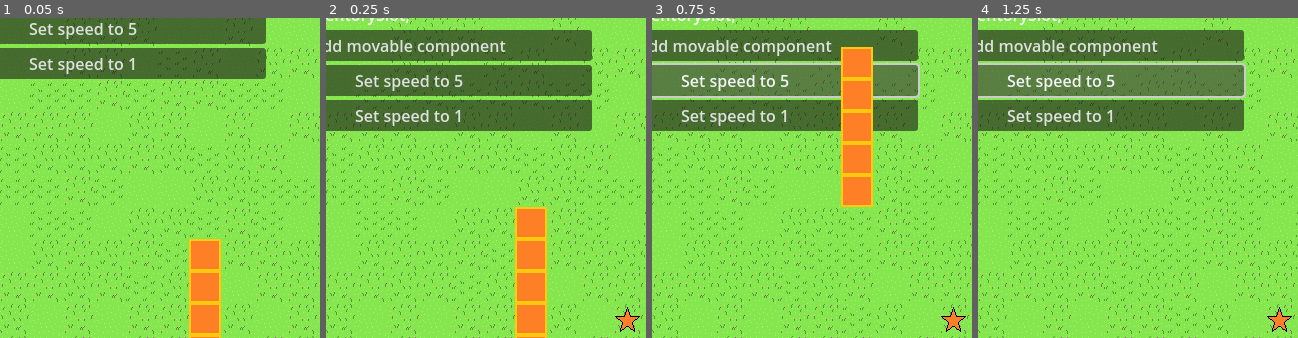
Above: before the commit, frames 1-4 (left to right).
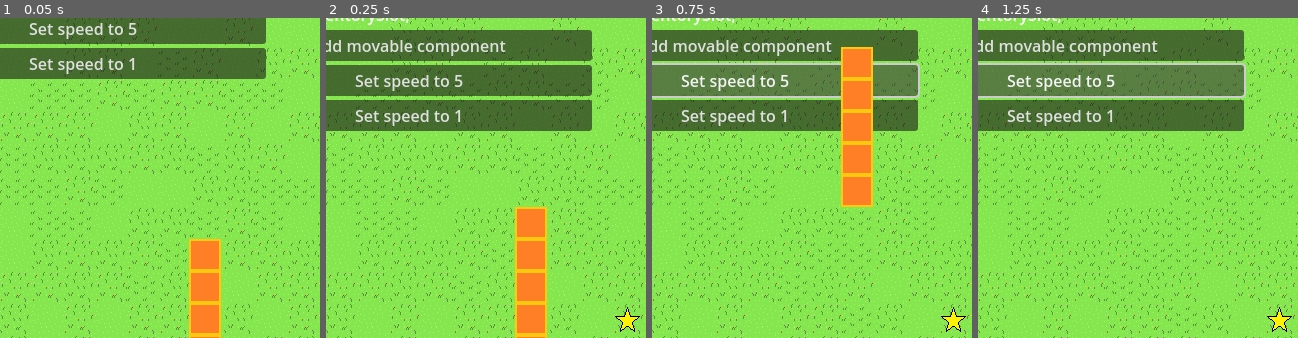
Above: after the commit, the same moments.

Repository: sethbabauta/snake-run
Game: Godot game, scene res://Scenes/demo.tscn
Same seed, same stepped clock (60 frames per second), same inputs: the game is played once before the commit and once after it. This scene is started directly instead of the project's main scene.
Inputs:
- Up to frame 1 (0.05 s): no input
- Up to frame 2 (0.25 s): no input
- Up to frame 3 (0.75 s): click "Set speed to 5" at 0.5 s
- Up to frame 4 (1.25 s): no input
The pictures show only the part of the screen within x 15-65%, y 10-60%; the shares and areas given below are measured in that part.

Frame 1 is identical in both runs. In frame 2, 0.2% of the frame differs, in the area x 90-98%, y 90-98%; in frame 3, 0.2%; in frame 4, 0.2%.

Commit message:
Active camo item + ability polish

Diff:
--- a/Scripts/components.gd
+++ b/Scripts/components.gd
@@ -17,13 +17,15 @@
 			self._start_cooldown()
 		if event.id == "CooldownEnd":
 			self._end_cooldown()
+		if event.id == "DropItem":
+			self._remove_effects()
 
 		return event
 
 
 	func _end_cooldown() -> void:
 		self.on_cooldown = false
-		Main.remove_shader_from_overlay(self.game_object, "EquippedItem")
+		Main.remove_shader_from_physics_body(self.game_object, "EquippedItem")
 
 
 	func _hide_position_if_active(event: Event) -> void:
@@ -31,23 +33,34 @@
 			Event.dequeue_after_effect(event, "GivePosition")
 
 
+	func _remove_effects() -> void:
+		if self.ability_active:
+			Main.remove_shader_from_snake(self.game_object)
+
+
 	func _start_cooldown() -> void:
 		self.ability_active = false
 		self.on_cooldown = true
-		Main.apply_shader_to_overlay(
+		Main.remove_shader_from_snake(self.game_object)
+		Main.apply_shader_to_physics_body(
 			self.game_object,
 			"EquippedItem",
 			"gray_material.tres",
 		)
 
 
-	func _activate_camo() -> void: # TODO: apply shader to indicate invisible
-		self.ability_active = true
-		self.game_object.main_node.cooldown(
-				self.ability_duration,
-				self.cooldown_duration,
+	func _activate_camo() -> void:
+		if not self.on_cooldown:
+			self.ability_active = true
+			self.game_object.main_node.cooldown(
+					self.ability_duration,
+					self.cooldown_duration,
+					self.game_object,
+			)
+			Main.apply_shader_to_snake(
 				self.game_object,
-		)
+				"transparent_material.tres",
+			)
 
 
 class AIControlledSimple extends Component:
@@ -142,7 +155,11 @@
 
 	func _make_eater_equip_item(event: Event) -> void:
 		var eater: GameEngine.GameObject = event.parameters.get("eater")
-		var new_event:= Event.new(
+
+		var new_event:= GameEngine.Event.new("DropItem")
+		self.game_object.fire_event(new_event)
+
+		new_event = Event.new(
 				"EquipItem",
 				{"item_name": self.game_object.name},
 		)
@@ -158,7 +175,7 @@
 	func _relinquish_components() -> void:
 		for component_name in self.components_to_inherit:
 			self.game_object.queue_remove_component(component_name)
-		Main.remove_overlay_sprite_from_game_object(self.game_object, "EquippedItem")
+		Main.remove_overlay_sprite_from_physics_body(self.game_object, "EquippedItem")
 
 
 class InventorySlot extends Component:
@@ -176,12 +193,19 @@
 
 	func _drop_item() -> void:
 		if self.item_name:
-			self.game_object.main_node.spawn_and_place_object(item_name)
+			var drop_position: Vector2 = self._get_drop_position()
+			self.game_object.main_node.spawn_and_place_object(item_name, drop_position)
 			self.item_name = ""
 
 
 	func _equip_item(event: Event) -> void:
 		self.item_name = event.parameters.get("item_name")
+
+
+	func _get_drop_position() -> Vector2:
+		var snake_body: Components.SnakeBody = self.game_object.components.get("SnakeBody")
+		var tail: GameEngine.GameObject = snake_body.get_tail_game_object()
+		return tail.physics_body.global_position
 
 
 class Movable extends Component:
@@ -626,6 +650,7 @@
 	var ability_duration: float = 1.0
 	var cooldown_duration: float = 10.0
 	var on_cooldown: bool = false
+	var ability_active: bool = false
 
 
 	func fire_event(event: Event) -> Event:
@@ -635,18 +660,30 @@
 			self._start_cooldown(event)
 		if event.id == "CooldownEnd":
 			self._end_cooldown()
+		if event.id == "DropItem":
+			self._remove_effects(event)
 
 		return event
 
 
 	func _end_cooldown() -> void:
 		self.on_cooldown = false
-		Main.remove_shader_from_overlay(self.game_object, "EquippedItem")
+		Main.remove_shader_from_physics_body(self.game_object, "EquippedItem")
+
+
+	func _remove_effects(event: Event) -> void:
+		if self.ability_active:
+			var new_event:= Event.new(
+					"DecreaseSpeed",
+					{"amount": self.increase_amount},
+			)
+			event.queue_after_effect(self.game_object, new_event, event)
 
 
 	func _start_cooldown(event: Event) -> void:
 		self.on_cooldown = true
-		Main.apply_shader_to_overlay(
+		self.ability_active = false
+		Main.apply_shader_to_physics_body(
 			self.game_object,
 			"EquippedItem",
 			"gray_material.tres",
@@ -661,6 +698,7 @@
 
 	func _increase_speed(event: Event) -> void:
 		if not self.on_cooldown:
+			self.ability_active = true
 			var new_event:= Event.new(
 					"IncreaseSpeed",
 					{"amount": self.increase_amount},
--- a/Scripts/demo.gd
+++ b/Scripts/demo.gd
@@ -26,7 +26,7 @@
 	for idx in range(APPLE_AMOUNT):
 		self.poison_apples.append(main_node.spawn_and_place_object("PoisonApple"))
 
-	self.speed_item = main_node.spawn_and_place_object("ActiveCamoItem")
+	self.speed_item = main_node.spawn_and_place_object("SpeedUpAbilityItem")
 
 	self.player = main_node.get_closest_player_controlled(self.poison_apples[0].physics_body.global_position)
 	self.update_label()
--- a/Scripts/main.gd
+++ b/Scripts/main.gd
@@ -41,7 +41,7 @@
 		self._fire_use_item_event()
 
 
-static func apply_shader_to_overlay(
+static func apply_shader_to_physics_body(
 		target: GameEngine.GameObject,
 		sprite_node_name: String,
 		material_name: String,
@@ -50,6 +50,25 @@
 	var shader_material: Material = load(shader_material_path)
 	var sprite_node: Sprite2D = target.physics_body.get_node(sprite_node_name)
 	sprite_node.material = shader_material
+
+
+static func apply_shader_to_snake(
+		target_head: GameEngine.GameObject,
+		material_name: String,
+) -> void:
+	Main.apply_shader_to_physics_body(target_head, "EquippedItem", material_name)
+
+	var current_snakebody: Components.SnakeBody = target_head.components.get("SnakeBody")
+	while current_snakebody != null:
+		Main.apply_shader_to_physics_body(
+				current_snakebody.game_object,
+				"PhysicsObjectSprite",
+				material_name,
+		)
+		var prev_body: GameEngine.GameObject = current_snakebody.prev_body
+		if not prev_body:
+			break
+		current_snakebody = prev_body.components.get("SnakeBody")
 
 
 func cooldown(
@@ -143,20 +162,39 @@
 	target.physics_body.add_child(new_sprite)
 
 
-static func remove_overlay_sprite_from_game_object(
+static func remove_overlay_sprite_from_physics_body(
 		target: GameEngine.GameObject,
 		sprite_node_name: String,
 ) -> void:
-	var sprite_node: Sprite2D = target.physics_body.get_node(sprite_node_name)
-	sprite_node.queue_free()
-
-
-static func remove_shader_from_overlay(
+	var sprite_node: Sprite2D = target.physics_body.get_node_or_null(sprite_node_name)
+	if sprite_node:
+		sprite_node.queue_free()
+
+
+static func remove_shader_from_physics_body(
 		target: GameEngine.GameObject,
 		sprite_node_name: String,
 ) -> void:
-	var sprite_node: Sprite2D = target.physics_body.get_node(sprite_node_name)
-	sprite_node.material = null
+	var sprite_node: Sprite2D = target.physics_body.get_node_or_null(sprite_node_name)
+	if sprite_node:
+		sprite_node.material = null
+
+
+static func remove_shader_from_snake(
+		target_head: GameEngine.GameObject,
+) -> void:
+	Main.remove_shader_from_physics_body(target_head, "EquippedItem")
+
+	var current_snakebody: Components.SnakeBody = target_head.components.get("SnakeBody")
+	while current_snakebody != null:
+		Main.remove_shader_from_physics_body(
+				current_snakebody.game_object,
+				"PhysicsObjectSprite",
+		)
+		var prev_body: GameEngine.GameObject = current_snakebody.prev_body
+		if not prev_body:
+			break
+		current_snakebody = prev_body.components.get("SnakeBody")
 
 
 func spawn_and_place_object(
--- /dev/null
+++ b/Shaders/transparent.gdshader
@@ -0,0 +1,13 @@
+shader_type canvas_item;
+
+
+void fragment() {
+	float alpha_threshold = 0.3;
+	vec4 input_color = texture(TEXTURE, UV);
+	float input_alpha = input_color.a;
+	if (input_alpha > alpha_threshold) {
+		input_alpha = alpha_threshold;
+	}
+	vec4 output_color = vec4(input_color.r, input_color.g, input_color.b, input_alpha);
+	COLOR = output_color;
+}
--- /dev/null
+++ b/Shaders/transparent_material.tres
@@ -0,0 +1,6 @@
+[gd_resource type="ShaderMaterial" load_steps=2 format=3 uid="uid://d3b84fy36ch64"]
+
+[ext_resource type="Shader" path="res://Shaders/transparent.gdshader" id="1_1f0kg"]
+
+[resource]
+shader = ExtResource("1_1f0kg")
